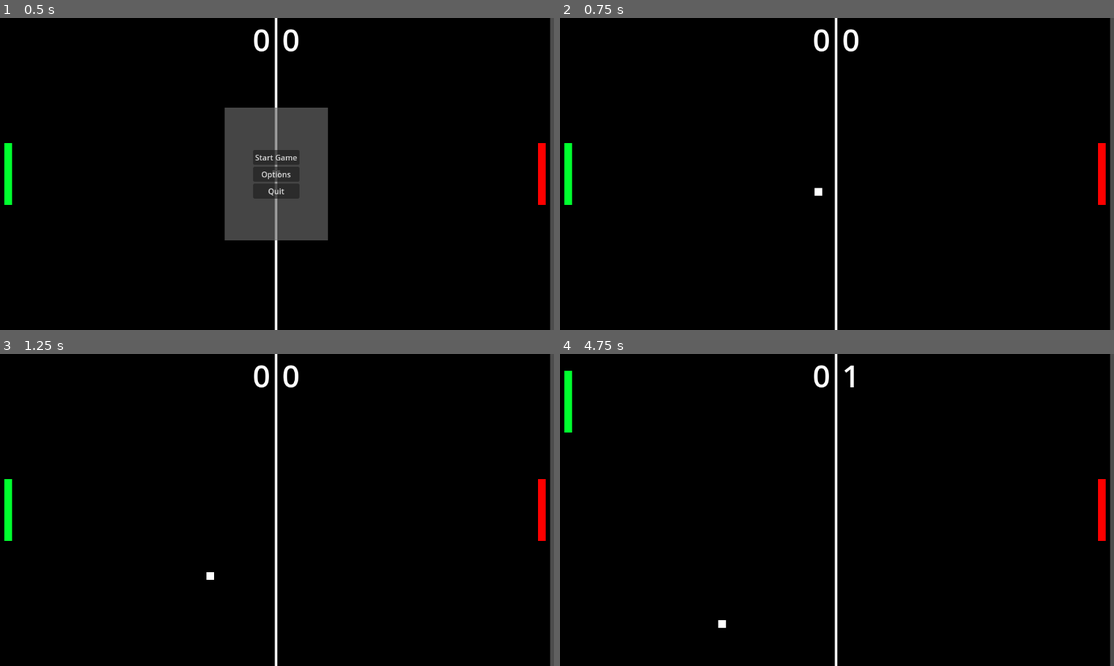
Above: before the commit, frames 1-4 (two rows, left to right).
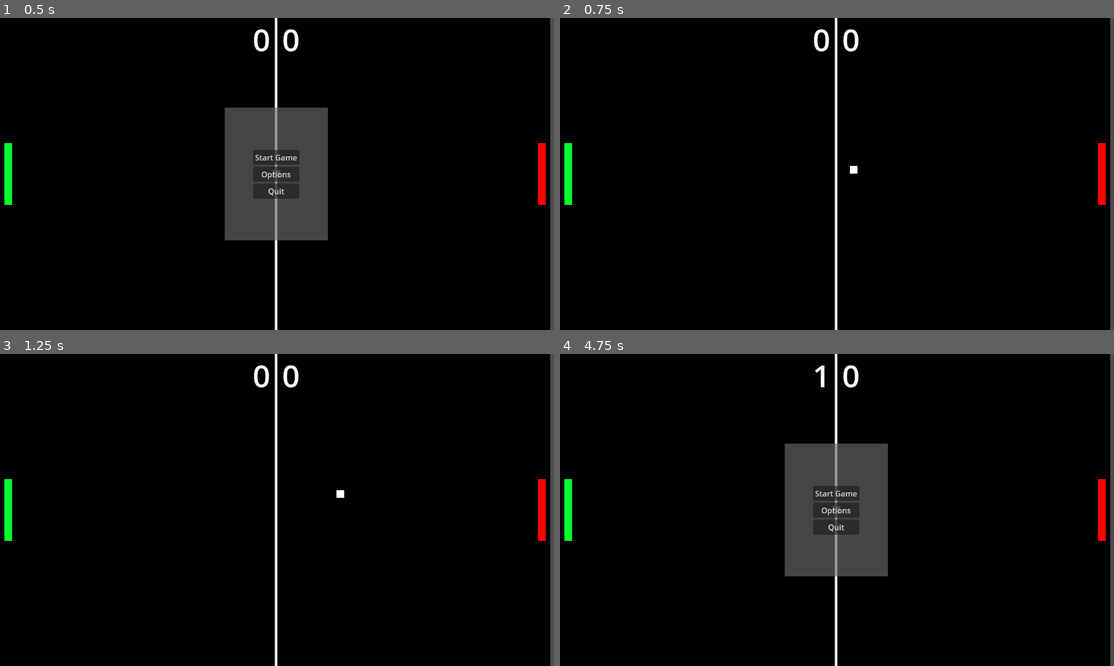
Above: after the commit, the same moments.

Repository: mlioz/pong
Game: Godot game, scene res://main.tscn
The game is run twice, just before and just after one commit, with the same random seed, the same clock (stepped at 60 frames per second) and the same inputs.
Inputs (mouse positions are in pixels of both pictures, inside the frame that each line leads up to):
- Up to frame 1 (0.5 s): no input
- Up to frame 2 (0.75 s): click "Start Game" at 0.5 s
- Up to frame 3 (1.25 s): no input
- Up to frame 4 (4.75 s): hold Up (ui_up) 1.28-2.03 s; hold Down (ui_down) 2.03-2.78 s; hold Up (ui_up) 2.78-3.5 s; click (837, 494) at 3.5 s, where only the run before the commit has a clickable "Start Game"; hold Up (ui_up) from 4.28 s (still down)

Frame 1 is identical in both runs. In frame 2, less than 0.1% of the frame differs, in the area x 45-54%, y 47-58%; in frame 3, less than 0.1%; in frame 4, 8.9%, in the area x 0-60%, y 3-88%.

Commit message:
fixed tunneling by switching nodes to characterbody and staticbody. Also minot refactoring

Diff:
--- a/ai.gd
+++ b/ai.gd
@@ -1,4 +1,4 @@
-extends Area2D
+extends StaticBody2D
 
 @onready var screen_size: Vector2 = get_viewport().size
 @onready var new_position: Vector2
@@ -7,18 +7,11 @@
 @export var paddle_size: Vector2 = Vector2(16, 128)
 @export var color: Color = Color.RED
 
-var direction = 0
+func _ready() -> void:
+	$OpponentSprite.texture = create_paddle_texture(color)
 
-func _ready() -> void:
-	center_paddle_position()
+	reset_position()
 	new_position = position
-
-func _draw():
-	draw_rect(Rect2(paddle_size.x / 2 * -1, paddle_size.y / 2 * -1, paddle_size.x, paddle_size.y), color, true)
-
-func center_paddle_position() -> void:
-	position.x = screen_size.x - 25
-	position.y = screen_size.y / 2
 
 func _process(delta: float) -> void:
 	position.y = move_toward(position.y, new_position.y, speed * delta)
@@ -28,4 +21,13 @@
 
 func _on_ball_predicted_ball_bounce(y: int) -> void:
 	new_position.y = y
-	direction = (new_position.y - position.y)/abs(new_position.y - position.y)
+
+func reset_position() -> void:
+	position.x = screen_size.x - 25
+	position.y = screen_size.y / 2
+
+func create_paddle_texture(paddle_color: Color) -> ImageTexture:
+	var img = Image.create(int(paddle_size.x), int(paddle_size.y), false, Image.FORMAT_RGBA8)
+	img.fill(paddle_color)
+
+	return ImageTexture.create_from_image(img)
--- a/ball.gd
+++ b/ball.gd
@@ -1,4 +1,4 @@
-extends Area2D
+extends CharacterBody2D
 
 @onready var low_bounce_sound: AudioStreamPlayer = $LowBounceSound
 @onready var high_bounce_sound: AudioStreamPlayer = $HighBounceSound
@@ -6,46 +6,50 @@
 @onready var screen_size: Vector2 = get_viewport().size
 
 @export var speed: int = 200
-@export var speed_increase: int = 50
+@export var speed_increase: float = 0.1
+@export var max_speed: int = 400
+
 @export var color: Color = Color.WHITE
-
-var initial_velocity: Vector2 = Vector2(-speed, speed)
-var current_velocity: Vector2 = initial_velocity
-var reset_pos: bool = false
 
 signal predicted_ball_bounce(y: int)
 signal ball_exited_screen
 
-func _draw() -> void:
-	draw_rect(Rect2(-8, -8, 16, 16), color, true)
+func _ready() -> void:
+	var img = Image.create(16, 16, false, Image.FORMAT_RGBA8)
+	img.fill(color)
 
-func _process(delta: float) -> void:
-	position += current_velocity * delta
+	var tex = ImageTexture.create_from_image(img)
 
-	if position.y < 0 or position.y > screen_size.y:
-		current_velocity.y = -current_velocity.y
-		high_bounce_sound.play()
-		check_and_emit_ball_bounce_position(position, current_velocity)
+	$BallSprite.texture = tex
 
-func _on_area_entered(area: Area2D) -> void:
-	if area.name == "Player":
-		current_velocity.x = abs(current_velocity.x - speed_increase)
-		low_bounce_sound.play()
-		check_and_emit_ball_bounce_position(position, current_velocity)
+	reset()
 
-	elif area.name == "AI":
-		current_velocity.x = -abs(current_velocity.x + speed_increase)
-		low_bounce_sound.play()
+func _physics_process(delta: float) -> void:
+	var collision = move_and_collide(velocity * delta)
+
+	if collision != null:
+		velocity = velocity.bounce(collision.get_normal())
+
+		velocity = velocity.normalized() * min(velocity.length() * (1 + speed_increase), max_speed)
+
+		check_and_emit_ball_bounce_position(position, velocity)
+
+		var collider = collision.get_collider()
+		if collider.name == "Player" or collider.name == "AI":
+			high_bounce_sound.play()
+		else:
+			low_bounce_sound.play()
 
 func _on_visible_on_screen_notifier_2d_screen_exited() -> void:
 	ball_exited_screen.emit()
 
-func center_ball() -> void:
+func reset() -> void:
+	var dir = Vector2(randf_range(-1, 1), randf_range(-0.3, 0.3)).normalized()
+	velocity = dir * speed
 	position = screen_size / 2
-	current_velocity = initial_velocity
 
 func check_and_emit_ball_bounce_position(ball_pos: Vector2, ball_vel: Vector2) -> void:
-	if current_velocity.x > 0:
+	if velocity.x > 0:
 			var ball_y_bounce_predictions = get_preicted_ball_bounce(ball_pos, ball_vel)
 
 			# AI shouldn't move if the ball's bounce y coordinate is not on screen
--- a/ball.tscn
+++ b/ball.tscn
@@ -6,11 +6,16 @@
 
 [sub_resource type="RectangleShape2D" id="RectangleShape2D_g7tl7"]
 
-[node name="Ball" type="Area2D"]
+[node name="Ball" type="CharacterBody2D"]
+physics_interpolation_mode = 1
+safe_margin = 0.01
 script = ExtResource("1_yqm22")
+
+[node name="BallSprite" type="Sprite2D" parent="."]
 
 [node name="CollisionShape2D" type="CollisionShape2D" parent="."]
 shape = SubResource("RectangleShape2D_g7tl7")
+one_way_collision = true
 
 [node name="VisibleOnScreenNotifier2D" type="VisibleOnScreenNotifier2D" parent="."]
 
@@ -20,5 +25,4 @@
 [node name="HighBounceSound" type="AudioStreamPlayer" parent="."]
 stream = ExtResource("3_ktgx5")
 
-[connection signal="area_entered" from="." to="." method="_on_area_entered"]
 [connection signal="screen_exited" from="VisibleOnScreenNotifier2D" to="." method="_on_visible_on_screen_notifier_2d_screen_exited"]
--- a/main.gd
+++ b/main.gd
@@ -2,7 +2,7 @@
 
 @onready var screen_size: Vector2 = get_viewport().size
 @onready var ui_player_score = $UI/Score/MarginContainer/VBoxContainer/HBoxContainer/PlayerScore
-@onready var ui_ai_score = $UI/Score/MarginContainer/VBoxContainer/HBoxContainer/AIScore
+@onready var ui_opponent_score = $UI/Score/MarginContainer/VBoxContainer/HBoxContainer/OpponentScore
 @onready var ui_play_button: Button = $UI/MainMenu/MarginContainer/VBoxContainer/Start
 @onready var ui_quit_button: Button = $UI/MainMenu/MarginContainer/VBoxContainer/Quit
 
@@ -12,9 +12,9 @@
 func _ready() -> void:
 	ui_play_button.pressed.connect(start_game)
 
-	$Player.center_paddle_position()
-	$Ball.center_ball()
-	$AI.center_paddle_position()
+	$Player.reset_position()
+	$Ball.reset()
+	$Opponent.reset_position()
 
 	pause()
 
@@ -30,14 +30,14 @@
 func game_over() -> void:
 	if $Ball.position.x < 0:
 		score_ai += 1
-		ui_ai_score.text = str(score_ai)
+		ui_opponent_score.text = str(score_ai)
 	else:
 		score_player += 1
 		ui_player_score.text = str(score_player)
 
-	$Player.center_paddle_position()
-	$AI.center_paddle_position()
-	$Ball.center_ball()
+	$Player.reset_position()
+	$Opponent.reset_position()
+	$Ball.reset()
 
 	pause()
 
--- a/main.tscn
+++ b/main.tscn
@@ -6,6 +6,18 @@
 [ext_resource type="Script" uid="uid://c4imiwaksqa1u" path="res://background.gd" id="2_x5x7j"]
 [ext_resource type="Script" uid="uid://bhqe3rmml6l8r" path="res://ai.gd" id="3_8i7ov"]
 [ext_resource type="PackedScene" uid="uid://clkc2d78w8hbj" path="res://ui.tscn" id="6_ag1i5"]
+
+[sub_resource type="PhysicsMaterial" id="PhysicsMaterial_5vw27"]
+
+[sub_resource type="PhysicsMaterial" id="PhysicsMaterial_7mycd"]
+friction = 0.0
+bounce = 1.0
+
+[sub_resource type="WorldBoundaryShape2D" id="WorldBoundaryShape2D_7mycd"]
+
+[sub_resource type="PhysicsMaterial" id="PhysicsMaterial_272bh"]
+friction = 0.0
+bounce = 1.0
 
 [node name="Main" type="Node2D"]
 script = ExtResource("1_ha6rp")
@@ -17,15 +29,34 @@
 script = ExtResource("2_x5x7j")
 
 [node name="Player" parent="." instance=ExtResource("1_hjxcc")]
+physics_material_override = SubResource("PhysicsMaterial_5vw27")
 color = Color(0, 1, 0.184314, 1)
 
-[node name="AI" parent="." instance=ExtResource("1_hjxcc")]
+[node name="Opponent" parent="." instance=ExtResource("1_hjxcc")]
 script = ExtResource("3_8i7ov")
+color = Color(1, 0, 0, 1)
+
+[node name="OpponentSprite" type="Sprite2D" parent="Opponent"]
 
 [node name="Ball" parent="." instance=ExtResource("2_bg5s2")]
 position = Vector2(232, 104)
+max_speed = 1000
 
 [node name="UI" parent="." instance=ExtResource("6_ag1i5")]
 
+[node name="Ceiling" type="StaticBody2D" parent="."]
+rotation = 3.1415927
+physics_material_override = SubResource("PhysicsMaterial_7mycd")
+
+[node name="CollisionShape2D" type="CollisionShape2D" parent="Ceiling"]
+shape = SubResource("WorldBoundaryShape2D_7mycd")
+
+[node name="Floor" type="StaticBody2D" parent="."]
+physics_material_override = SubResource("PhysicsMaterial_272bh")
+
+[node name="CollisionShape2D" type="CollisionShape2D" parent="Floor"]
+position = Vector2(0, 648)
+shape = SubResource("WorldBoundaryShape2D_7mycd")
+
 [connection signal="ball_exited_screen" from="Ball" to="." method="game_over"]
-[connection signal="predicted_ball_bounce" from="Ball" to="AI" method="_on_ball_predicted_ball_bounce"]
+[connection signal="predicted_ball_bounce" from="Ball" to="Opponent" method="_on_ball_predicted_ball_bounce"]
--- a/player.gd
+++ b/player.gd
@@ -1,4 +1,4 @@
-extends Area2D
+extends StaticBody2D
 
 @onready var screen_size: Vector2 = get_viewport().size
 
@@ -6,10 +6,10 @@
 @export var paddle_size: Vector2 = Vector2(16, 128)
 @export var color: Color = Color.RED
 
-func _draw():
-	draw_rect(Rect2(paddle_size.x / 2 * -1, paddle_size.y / 2 * -1, paddle_size.x, paddle_size.y), color, true)
+func _ready() -> void:
+	$PlayerSprite.texture = create_paddle_texture(color)
 
-func center_paddle_position() -> void:
+func reset_position() -> void:
 	position.x = 20
 	position.y = screen_size.y / 2
 
@@ -20,3 +20,9 @@
 
 	# Prevents the paddle from going off the screen
 	position.y = clampf(position.y, paddle_size.y / 2, screen_size.y - paddle_size.y / 2)
+
+func create_paddle_texture(paddle_color: Color) -> ImageTexture:
+	var img = Image.create(int(paddle_size.x), int(paddle_size.y), false, Image.FORMAT_RGBA8)
+	img.fill(paddle_color)
+
+	return ImageTexture.create_from_image(img)
--- a/player.tscn
+++ b/player.tscn
@@ -1,13 +1,21 @@
-[gd_scene load_steps=3 format=3 uid="uid://ciis0dt5ju1jk"]
+[gd_scene load_steps=4 format=3 uid="uid://ciis0dt5ju1jk"]
 
 [ext_resource type="Script" uid="uid://cd7wdqws5xx53" path="res://player.gd" id="1_a8jis"]
+
+[sub_resource type="PhysicsMaterial" id="PhysicsMaterial_4flbx"]
+friction = 0.0
+bounce = 1.0
 
 [sub_resource type="RectangleShape2D" id="RectangleShape2D_j4k55"]
 size = Vector2(16, 128)
 
-[node name="Player" type="Area2D"]
+[node name="Player" type="StaticBody2D"]
+physics_material_override = SubResource("PhysicsMaterial_4flbx")
 script = ExtResource("1_a8jis")
+color = Color(0.64829665, 0.4063829, 0.8324367, 1)
 
 [node name="CollisionShape2D" type="CollisionShape2D" parent="."]
 visible = false
 shape = SubResource("RectangleShape2D_j4k55")
+
+[node name="PlayerSprite" type="Sprite2D" parent="."]
--- a/ui.tscn
+++ b/ui.tscn
@@ -45,7 +45,7 @@
 text = "0"
 label_settings = SubResource("LabelSettings_h0uja")
 
-[node name="AIScore" type="Label" parent="Score/MarginContainer/VBoxContainer/HBoxContainer"]
+[node name="OpponentScore" type="Label" parent="Score/MarginContainer/VBoxContainer/HBoxContainer"]
 layout_mode = 2
 size_flags_horizontal = 8
 text = "0"
Not shown: 1 places in main.tscn that only renumber resources
Not shown, changed: assets/.DS_Store
